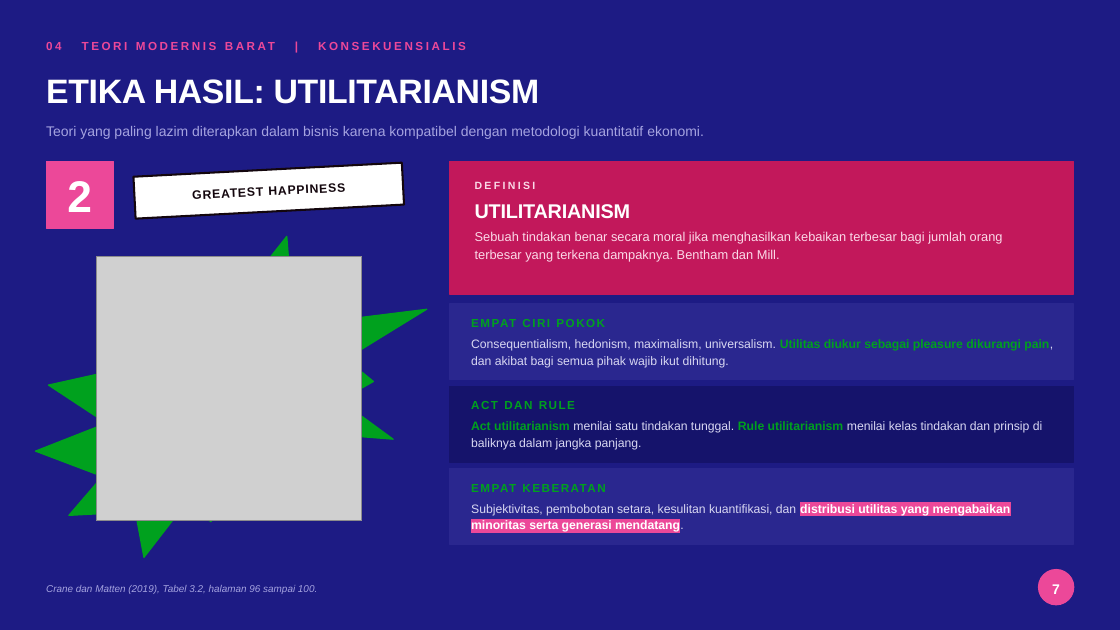
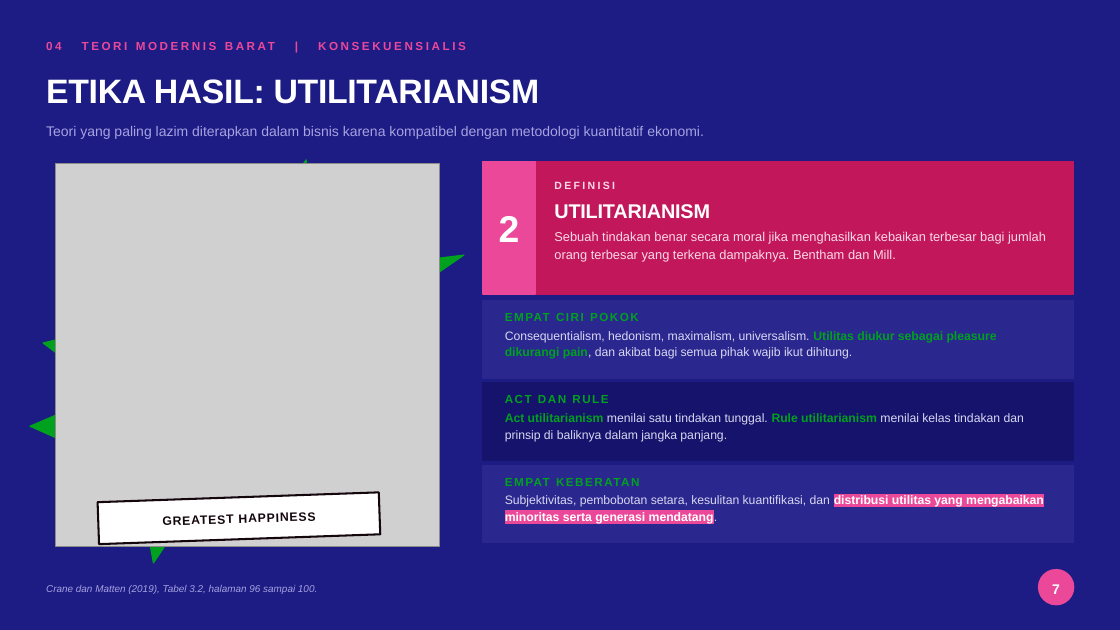
Before and after one commit to aslihabnuri/Dom-Manipulation, a slide deck: slide 7 of business-ethics/WOW-Business-Ethics-Hilirisasi-Nikel.pptx. Drawn at 1120x630 pixels with LibreOffice and Linux fonts; fonts in the diff are those of the drawing; grey boxes stand for pictures; background and template pictures are left out. Boxes give left, top, right and bottom in pixels: in the first picture for what was removed or moved away, otherwise in the second. Text is boxed around its words. In the diff, an @@ line names an element or a change of style, - is before the commit and + after.

```diff
--- a/business-ethics/WOW-Business-Ethics-Hilirisasi-Nikel.pptx
+++ b/business-ethics/WOW-Business-Ethics-Hilirisasi-Nikel.pptx
@@ irregular seal: place and size @@
-irregular seal at box(11, 218, 456, 571)
+irregular seal at box(0, 140, 501, 578)
@@ rectangle removed at box(46, 161, 113, 229) @@
@@ picture: place and size @@
-picture at box(96, 256, 361, 521)
+picture at box(55, 164, 439, 546)
@@ rectangle: place and size @@
-rectangle at box(450, 161, 1074, 294)
+rectangle at box(483, 161, 1074, 294)
@@ text "2": place and size @@
-text "2" at box(67, 181, 92, 212)
+text "2" at box(499, 216, 520, 242)
@@ text "2" at box(499, 216, 520, 242): size 38 to 32 pt @@
@@ rectangle added at box(483, 161, 535, 294), fill #EC4899, outline #EC4899 1 pt @@
@@ text "DEFINISI": place and size @@
-text "DEFINISI" at box(475, 181, 536, 189)
+text "DEFINISI" at box(554, 181, 615, 189)
@@ text "UTILITARIANISM": place and size @@
-text "UTILITARIANISM" at box(475, 204, 631, 219)
+text "UTILITARIANISM" at box(554, 204, 710, 219)
@@ text "Sebuah tindakan benar secara moral ..." rewrapped from box(475, 231, 1003, 262) to box(554, 231, 1046, 262) @@
@@ rectangle: place and size @@
-rectangle at box(450, 304, 1074, 380)
+rectangle at box(483, 301, 1074, 378)
@@ text "Consequentialism, hedonism, maximalism, universalism. Utilit ..." rewrapped from box(471, 339, 1053, 368) to box(505, 331, 997, 359) @@
@@ text "EMPAT CIRI POKOK" rewrapped from box(471, 311, 1054, 333) to box(505, 306, 1054, 326) @@
@@ rectangle: place and size @@
-rectangle at box(450, 386, 1074, 462)
+rectangle at box(483, 383, 1074, 460)
@@ text "ACT DAN RULE": place and size @@
-text "ACT DAN RULE" at box(471, 401, 575, 409)
+text "ACT DAN RULE" at box(505, 395, 608, 403)
@@ text "Act utilitarianism menilai satu tindakan ..." rewrapped from box(471, 421, 1042, 450) to box(505, 413, 1024, 442) @@
@@ rectangle: place and size @@
-rectangle at box(450, 469, 1074, 544)
+rectangle at box(483, 465, 1074, 543)
@@ text "EMPAT KEBERATAN" rewrapped from box(471, 476, 1054, 497) to box(505, 471, 1054, 491) @@
@@ text "GREATEST HAPPINESS": place and size @@
-text "GREATEST HAPPINESS" at box(134, 163, 404, 219)
+text "GREATEST HAPPINESS" at box(98, 493, 380, 544)
@@ text "GREATEST HAPPINESS" at box(98, 493, 380, 544): rotation 357 to 358 degrees @@
@@ rectangle at box(98, 493, 380, 544): rotation 357 to 358 degrees @@
@@ text "Subjektivitas, pembobotan setara, kesulitan kuantifikasi, ...": place and size @@
-text "Subjektivitas, pembobotan setara, kesulitan kuantifikasi, ..." at box(471, 504, 1011, 533)
+text "Subjektivitas, pembobotan setara, kesulitan kuantifikasi, ..." at box(505, 495, 1044, 524)
```
Also in this commit, not shown: 17 other slides changed, 4 other files.
